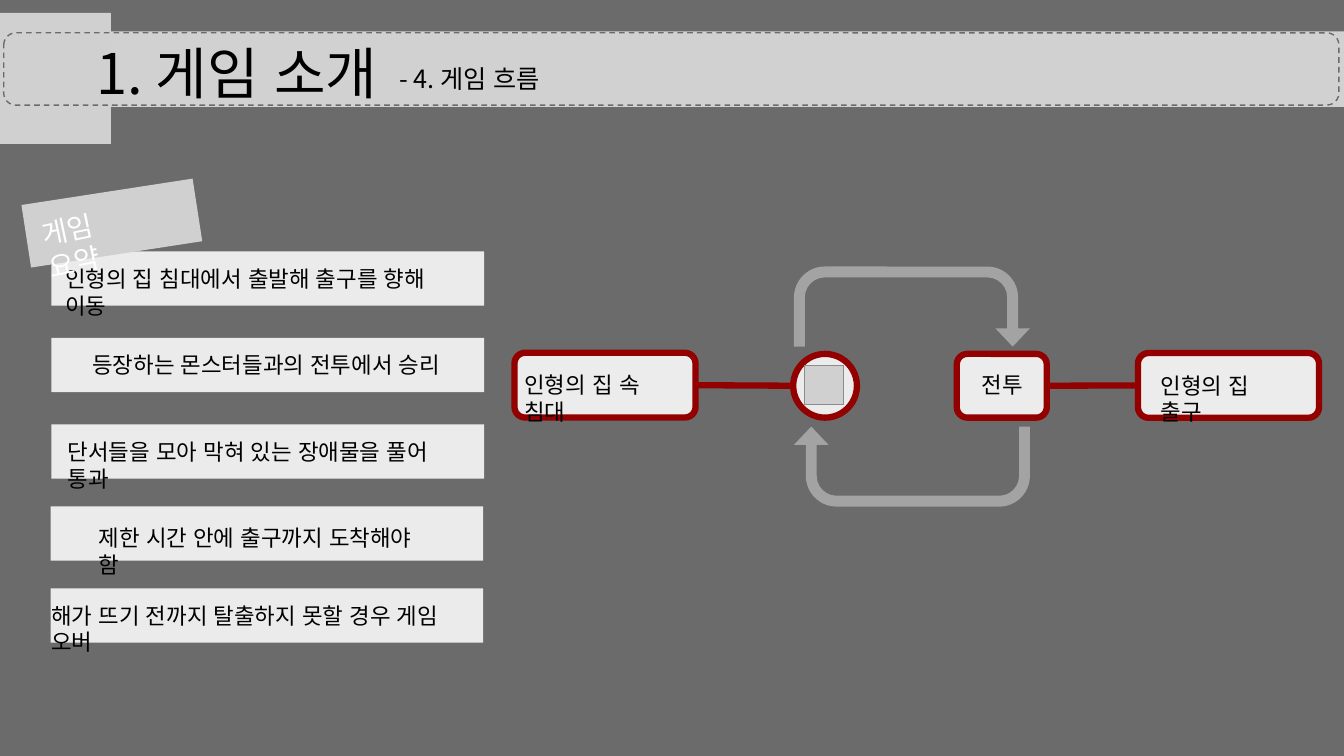
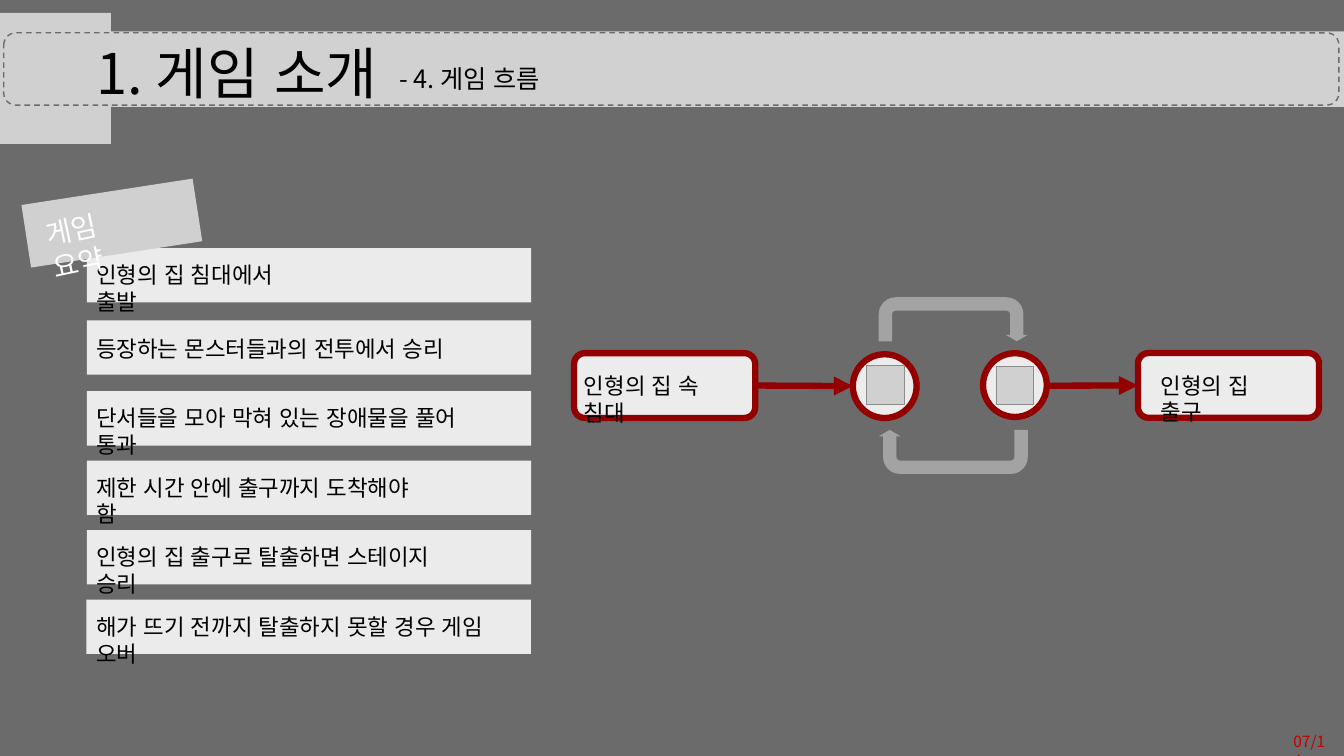
Before and after one commit to eunjiyun/Graduation_Work, a slide deck: slide 7 of Game_Design/Vodoo_Doll.pptx. Drawn at 1344x756 pixels with LibreOffice and Linux fonts; fonts in the diff are those of the drawing; grey boxes stand for pictures. Boxes give left, top, right and bottom in pixels: in the first picture for what was removed or moved away, otherwise in the second. Text is boxed around its words. In the diff, an @@ line names an element or a change of style, - is before the commit and + after.

Commit message:
Edit Vodoo Doll
게임 흐름도 수정 및 페이지 번호 추가

```diff
--- a/Game_Design/Vodoo_Doll.pptx
+++ b/Game_Design/Vodoo_Doll.pptx
@@ text "게임 요약" rewrapped from [44, 213, 94, 286] to [48, 213, 105, 286] @@
@@ rectangle: place and size @@
-rectangle at [51, 251, 484, 306]
+rectangle at [87, 248, 531, 302]
@@ text at [96, 264, 273, 312]: text changed @@
-인형의 집 침대에서 출발해 출구를 향해 이동
+인형의 집 침대에서 출발
@@ uturn arrow: place and size @@
-uturn arrow at [795, 266, 1030, 346]
+uturn arrow at [879, 297, 1028, 342]
@@ uturn arrow at [879, 297, 1028, 342]: proportions changed @@
@@ rectangle: place and size @@
-rectangle at [51, 338, 484, 392]
+rectangle at [87, 321, 531, 375]
@@ text "등장하는 몬스터들과의 전투에서 승리": place and size @@
-text "등장하는 몬스터들과의 전투에서 승리" at [92, 354, 440, 375]
+text "등장하는 몬스터들과의 전투에서 승리" at [96, 338, 444, 359]
@@ rounded rectangle removed at [957, 354, 1047, 417] @@
@@ ellipse added at [983, 353, 1047, 416], fill #ECECEC, outline #920000 4.5 pt @@
@@ 1 picture, 1 text, 1 ellipse, 1 rounded rectangle, 1 arrow: place and size @@
-1 picture, 1 text, 1 ellipse, 1 rounded rectangle, 1 arrow at [514, 353, 857, 422]
+1 picture, 1 text, 1 ellipse, 1 rounded rectangle, 1 arrow at [575, 353, 917, 423]
@@ line (755, 386) - (853, 386): line to arrow @@
@@ text removed at [982, 374, 1023, 395] @@
-전투
@@ picture added at [997, 367, 1034, 404] @@
@@ line (1048, 386) - (1138, 385): line to arrow @@
@@ text "단서들을 모아 막혀 있는 장애물을 ...": place and size @@
-text "단서들을 모아 막혀 있는 장애물을 ..." at [68, 441, 428, 489]
+text "단서들을 모아 막혀 있는 장애물을 ..." at [96, 407, 456, 455]
@@ rectangle: place and size @@
-rectangle at [51, 424, 484, 479]
+rectangle at [87, 391, 531, 446]
@@ uturn arrow at [879, 430, 1028, 474]: proportions changed @@
@@ uturn arrow: place and size @@
-uturn arrow at [795, 426, 1030, 506]
+uturn arrow at [879, 430, 1028, 474]
@@ text "제한 시간 안에 출구까지 도착해야 ...": place and size @@
-text "제한 시간 안에 출구까지 도착해야 ..." at [99, 527, 411, 575]
+text "제한 시간 안에 출구까지 도착해야 ..." at [96, 477, 409, 524]
@@ rectangle: place and size @@
-rectangle at [50, 506, 483, 561]
+rectangle at [87, 461, 531, 515]
@@ rectangle: place and size @@
-rectangle at [50, 589, 483, 643]
+rectangle at [87, 530, 531, 585]
@@ text added at [96, 546, 429, 594], 16 pt, text #000000 @@
+인형의 집 출구로 탈출하면 스테이지 승리
@@ text "해가 뜨기 전까지 탈출하지 못할 ...": place and size @@
-text "해가 뜨기 전까지 탈출하지 못할 ..." at [51, 605, 438, 652]
+text "해가 뜨기 전까지 탈출하지 못할 ..." at [96, 616, 483, 664]
@@ rectangle added at [87, 600, 531, 654], fill #FFFFFF at 87% opacity @@
@@ text added at [1293, 735, 1325, 750], 11 pt, text #C00000 @@
+07/14
```
Also in this commit, not shown: 11 other slides changed.
